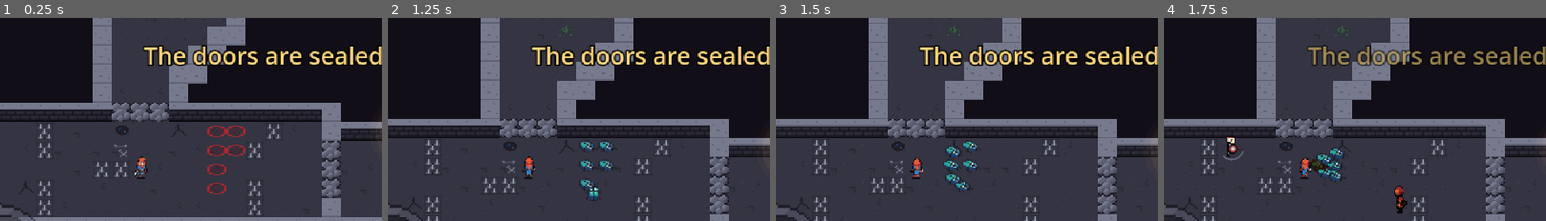
Above: before the commit, frames 1-4 (left to right).
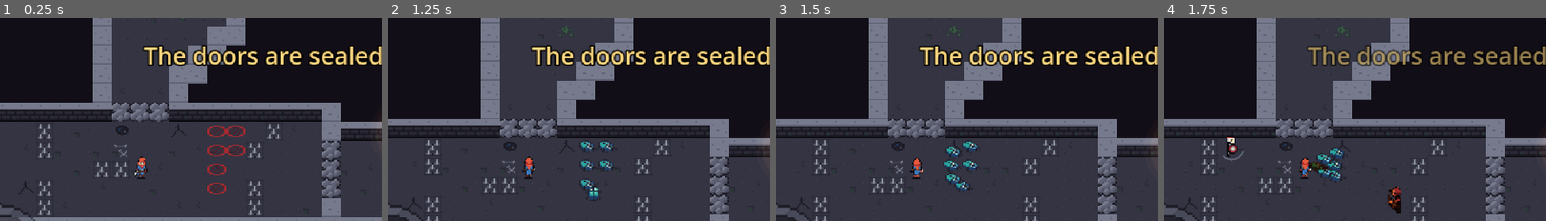
Above: after the commit, the same moments.

Repository: arturan2101/diplome_game
Game: Godot game, scene res://tests/manual/combat_preview.tscn
Same seed, same stepped clock (60 frames per second), same inputs: the game is played once before the commit and once after it. This scene is started directly instead of the project's main scene.
Inputs (mouse positions are % of the whole screen's width and height, from its top left):
- Up to frame 1 (0.25 s): no input
- Up to frame 2 (1.25 s): tap Enter (ui_accept) at 0.5, 0.77 s; move the mouse to (45, 74) at 0.52 s; hold W (move_up) from 0.53 s (still down); hold J (attack) from 0.53 s (still down); click (45, 74) at 0.67 s
- Up to frame 3 (1.5 s): release W (move_up) at 1.25 s; release J (attack) at 1.25 s; drag from (80, 69) to (44, 52) at 1.27 s
- Up to frame 4 (1.75 s): no input
The pictures show only the part of the screen within x 15-65%, y 15-65%; the shares and areas given below are measured in that part.

Frames 1-3 are identical in both runs. In frame 4, 0.5% of the frame differs, in the area x 38-64%, y 69-97%.

Commit message:
Art: enemy attacks with a readable wind-up and strike
Batch 10, group 5: skeleton and shield skeleton (sword raised high, slash), archer and
triple-shot archer (draw, hold, release), golem (fists over the head, slam) and ghost
(pull back, reach) from PixelLab skeleton-v3 clips on the game's own sprites; the
beetle crouches and lunges, drawn in code. Replaces the shifted-idle attack strips so
the warning tint is no longer needed (tools/art/make_enemy_windups.py).

Co-Authored-By: Claude Opus 5.5 <noreply@anthropic.com>
Claude-Session: https://claude.ai/code/session_01STxjqiQueofrzjBc15GUz1

Diff:
--- a/assets/art/enemies/archer_elite_frames.tres
+++ b/assets/art/enemies/archer_elite_frames.tres
@@ -34,6 +34,14 @@
 atlas = ExtResource("attack_down")
 region = Rect2(72, 0, 24, 24)
 
+[sub_resource type="AtlasTexture" id="attack_down_4"]
+atlas = ExtResource("attack_down")
+region = Rect2(96, 0, 24, 24)
+
+[sub_resource type="AtlasTexture" id="attack_down_5"]
+atlas = ExtResource("attack_down")
+region = Rect2(120, 0, 24, 24)
+
 [sub_resource type="AtlasTexture" id="attack_left_0"]
 atlas = ExtResource("attack_left")
 region = Rect2(0, 0, 24, 24)
@@ -50,6 +58,14 @@
 atlas = ExtResource("attack_left")
 region = Rect2(72, 0, 24, 24)
 
+[sub_resource type="AtlasTexture" id="attack_left_4"]
+atlas = ExtResource("attack_left")
+region = Rect2(96, 0, 24, 24)
+
+[sub_resource type="AtlasTexture" id="attack_left_5"]
+atlas = ExtResource("attack_left")
+region = Rect2(120, 0, 24, 24)
+
 [sub_resource type="AtlasTexture" id="attack_right_0"]
 atlas = ExtResource("attack_right")
 region = Rect2(0, 0, 24, 24)
@@ -66,6 +82,14 @@
 atlas = ExtResource("attack_right")
 region = Rect2(72, 0, 24, 24)
 
+[sub_resource type="AtlasTexture" id="attack_right_4"]
+atlas = ExtResource("attack_right")
+region = Rect2(96, 0, 24, 24)
+
+[sub_resource type="AtlasTexture" id="attack_right_5"]
+atlas = ExtResource("attack_right")
+region = Rect2(120, 0, 24, 24)
+
 [sub_resource type="AtlasTexture" id="attack_up_0"]
 atlas = ExtResource("attack_up")
 region = Rect2(0, 0, 24, 24)
@@ -82,6 +106,14 @@
 atlas = ExtResource("attack_up")
 region = Rect2(72, 0, 24, 24)
 
+[sub_resource type="AtlasTexture" id="attack_up_4"]
+atlas = ExtResource("attack_up")
+region = Rect2(96, 0, 24, 24)
+
+[sub_resource type="AtlasTexture" id="attack_up_5"]
+atlas = ExtResource("attack_up")
+region = Rect2(120, 0, 24, 24)
+
 [sub_resource type="AtlasTexture" id="death_0"]
 atlas = ExtResource("death")
 region = Rect2(0, 0, 24, 24)
@@ -304,6 +336,12 @@
 }, {
 "duration": 1.0,
 "texture": SubResource("attack_down_3")
+}, {
+"duration": 1.0,
+"texture": SubResource("attack_down_4")
+}, {
+"duration": 1.0,
+"texture": SubResource("attack_down_5")
 }],
 "loop": false,
 "name": &"attack_down",
@@ -321,6 +359,12 @@
 }, {
 "duration": 1.0,
 "texture": SubResource("attack_left_3")
+}, {
+"duration": 1.0,
+"texture": SubResource("attack_left_4")
+}, {
+"duration": 1.0,
+"texture": SubResource("attack_left_5")
 }],
 "loop": false,
 "name": &"attack_left",
@@ -338,6 +382,12 @@
 }, {
 "duration": 1.0,
 "texture": SubResource("attack_right_3")
+}, {
+"duration": 1.0,
+"texture": SubResource("attack_right_4")
+}, {
+"duration": 1.0,
+"texture": SubResource("attack_right_5")
 }],
 "loop": false,
 "name": &"attack_right",
@@ -355,6 +405,12 @@
 }, {
 "duration": 1.0,
 "texture": SubResource("attack_up_3")
+}, {
+"duration": 1.0,
+"texture": SubResource("attack_up_4")
+}, {
+"duration": 1.0,
+"texture": SubResource("attack_up_5")
 }],
 "loop": false,
 "name": &"attack_up",
--- a/assets/art/enemies/archer_frames.tres
+++ b/assets/art/enemies/archer_frames.tres
@@ -34,6 +34,14 @@
 atlas = ExtResource("attack_down")
 region = Rect2(72, 0, 24, 24)
 
+[sub_resource type="AtlasTexture" id="attack_down_4"]
+atlas = ExtResource("attack_down")
+region = Rect2(96, 0, 24, 24)
+
+[sub_resource type="AtlasTexture" id="attack_down_5"]
+atlas = ExtResource("attack_down")
+region = Rect2(120, 0, 24, 24)
+
 [sub_resource type="AtlasTexture" id="attack_left_0"]
 atlas = ExtResource("attack_left")
 region = Rect2(0, 0, 24, 24)
@@ -50,6 +58,14 @@
 atlas = ExtResource("attack_left")
 region = Rect2(72, 0, 24, 24)
 
+[sub_resource type="AtlasTexture" id="attack_left_4"]
+atlas = ExtResource("attack_left")
+region = Rect2(96, 0, 24, 24)
+
+[sub_resource type="AtlasTexture" id="attack_left_5"]
+atlas = ExtResource("attack_left")
+region = Rect2(120, 0, 24, 24)
+
 [sub_resource type="AtlasTexture" id="attack_right_0"]
 atlas = ExtResource("attack_right")
 region = Rect2(0, 0, 24, 24)
@@ -66,6 +82,14 @@
 atlas = ExtResource("attack_right")
 region = Rect2(72, 0, 24, 24)
 
+[sub_resource type="AtlasTexture" id="attack_right_4"]
+atlas = ExtResource("attack_right")
+region = Rect2(96, 0, 24, 24)
+
+[sub_resource type="AtlasTexture" id="attack_right_5"]
+atlas = ExtResource("attack_right")
+region = Rect2(120, 0, 24, 24)
+
 [sub_resource type="AtlasTexture" id="attack_up_0"]
 atlas = ExtResource("attack_up")
 region = Rect2(0, 0, 24, 24)
@@ -82,6 +106,14 @@
 atlas = ExtResource("attack_up")
 region = Rect2(72, 0, 24, 24)
 
+[sub_resource type="AtlasTexture" id="attack_up_4"]
+atlas = ExtResource("attack_up")
+region = Rect2(96, 0, 24, 24)
+
+[sub_resource type="AtlasTexture" id="attack_up_5"]
+atlas = ExtResource("attack_up")
+region = Rect2(120, 0, 24, 24)
+
 [sub_resource type="AtlasTexture" id="death_0"]
 atlas = ExtResource("death")
 region = Rect2(0, 0, 24, 24)
@@ -304,6 +336,12 @@
 }, {
 "duration": 1.0,
 "texture": SubResource("attack_down_3")
+}, {
+"duration": 1.0,
+"texture": SubResource("attack_down_4")
+}, {
+"duration": 1.0,
+"texture": SubResource("attack_down_5")
 }],
 "loop": false,
 "name": &"attack_down",
@@ -321,6 +359,12 @@
 }, {
 "duration": 1.0,
 "texture": SubResource("attack_left_3")
+}, {
+"duration": 1.0,
+"texture": SubResource("attack_left_4")
+}, {
+"duration": 1.0,
+"texture": SubResource("attack_left_5")
 }],
 "loop": false,
 "name": &"attack_left",
@@ -338,6 +382,12 @@
 }, {
 "duration": 1.0,
 "texture": SubResource("attack_right_3")
+}, {
+"duration": 1.0,
+"texture": SubResource("attack_right_4")
+}, {
+"duration": 1.0,
+"texture": SubResource("attack_right_5")
 }],
 "loop": false,
 "name": &"attack_right",
@@ -355,6 +405,12 @@
 }, {
 "duration": 1.0,
 "texture": SubResource("attack_up_3")
+}, {
+"duration": 1.0,
+"texture": SubResource("attack_up_4")
+}, {
+"duration": 1.0,
+"texture": SubResource("attack_up_5")
 }],
 "loop": false,
 "name": &"attack_up",
--- a/assets/art/enemies/ghost_frames.tres
+++ b/assets/art/enemies/ghost_frames.tres
@@ -34,6 +34,14 @@
 atlas = ExtResource("attack_down")
 region = Rect2(96, 0, 32, 32)
 
+[sub_resource type="AtlasTexture" id="attack_down_4"]
+atlas = ExtResource("attack_down")
+region = Rect2(128, 0, 32, 32)
+
+[sub_resource type="AtlasTexture" id="attack_down_5"]
+atlas = ExtResource("attack_down")
+region = Rect2(160, 0, 32, 32)
+
 [sub_resource type="AtlasTexture" id="attack_left_0"]
 atlas = ExtResource("attack_left")
 region = Rect2(0, 0, 32, 32)
@@ -50,6 +58,14 @@
 atlas = ExtResource("attack_left")
 region = Rect2(96, 0, 32, 32)
 
+[sub_resource type="AtlasTexture" id="attack_left_4"]
+atlas = ExtResource("attack_left")
+region = Rect2(128, 0, 32, 32)
+
+[sub_resource type="AtlasTexture" id="attack_left_5"]
+atlas = ExtResource("attack_left")
+region = Rect2(160, 0, 32, 32)
+
 [sub_resource type="AtlasTexture" id="attack_right_0"]
 atlas = ExtResource("attack_right")
 region = Rect2(0, 0, 32, 32)
@@ -66,6 +82,14 @@
 atlas = ExtResource("attack_right")
 region = Rect2(96, 0, 32, 32)
 
+[sub_resource type="AtlasTexture" id="attack_right_4"]
+atlas = ExtResource("attack_right")
+region = Rect2(128, 0, 32, 32)
+
+[sub_resource type="AtlasTexture" id="attack_right_5"]
+atlas = ExtResource("attack_right")
+region = Rect2(160, 0, 32, 32)
+
 [sub_resource type="AtlasTexture" id="attack_up_0"]
 atlas = ExtResource("attack_up")
 region = Rect2(0, 0, 32, 32)
@@ -82,6 +106,14 @@
 atlas = ExtResource("attack_up")
 region = Rect2(96, 0, 32, 32)
 
+[sub_resource type="AtlasTexture" id="attack_up_4"]
+atlas = ExtResource("attack_up")
+region = Rect2(128, 0, 32, 32)
+
+[sub_resource type="AtlasTexture" id="attack_up_5"]
+atlas = ExtResource("attack_up")
+region = Rect2(160, 0, 32, 32)
+
 [sub_resource type="AtlasTexture" id="death_0"]
 atlas = ExtResource("death")
 region = Rect2(0, 0, 32, 32)
@@ -272,6 +304,12 @@
 }, {
 "duration": 1.0,
 "texture": SubResource("attack_down_3")
+}, {
+"duration": 1.0,
+"texture": SubResource("attack_down_4")
+}, {
+"duration": 1.0,
+"texture": SubResource("attack_down_5")
 }],
 "loop": false,
 "name": &"attack_down",
@@ -289,6 +327,12 @@
 }, {
 "duration": 1.0,
 "texture": SubResource("attack_left_3")
+}, {
+"duration": 1.0,
+"texture": SubResource("attack_left_4")
+}, {
+"duration": 1.0,
+"texture": SubResource("attack_left_5")
 }],
 "loop": false,
 "name": &"attack_left",
@@ -306,6 +350,12 @@
 }, {
 "duration": 1.0,
 "texture": SubResource("attack_right_3")
+}, {
+"duration": 1.0,
+"texture": SubResource("attack_right_4")
+}, {
+"duration": 1.0,
+"texture": SubResource("attack_right_5")
 }],
 "loop": false,
 "name": &"attack_right",
@@ -323,6 +373,12 @@
 }, {
 "duration": 1.0,
 "texture": SubResource("attack_up_3")
+}, {
+"duration": 1.0,
+"texture": SubResource("attack_up_4")
+}, {
+"duration": 1.0,
+"texture": SubResource("attack_up_5")
 }],
 "loop": false,
 "name": &"attack_up",
--- a/assets/art/enemies/golem_frames.tres
+++ b/assets/art/enemies/golem_frames.tres
@@ -34,6 +34,22 @@
 atlas = ExtResource("attack_down")
 region = Rect2(144, 0, 48, 48)
 
+[sub_resource type="AtlasTexture" id="attack_down_4"]
+atlas = ExtResource("attack_down")
+region = Rect2(192, 0, 48, 48)
+
+[sub_resource type="AtlasTexture" id="attack_down_5"]
+atlas = ExtResource("attack_down")
+region = Rect2(240, 0, 48, 48)
+
+[sub_resource type="AtlasTexture" id="attack_down_6"]
+atlas = ExtResource("attack_down")
+region = Rect2(288, 0, 48, 48)
+
+[sub_resource type="AtlasTexture" id="attack_down_7"]
+atlas = ExtResource("attack_down")
+region = Rect2(336, 0, 48, 48)
+
 [sub_resource type="AtlasTexture" id="attack_left_0"]
 atlas = ExtResource("attack_left")
 region = Rect2(0, 0, 48, 48)
@@ -50,6 +66,22 @@
 atlas = ExtResource("attack_left")
 region = Rect2(144, 0, 48, 48)
 
+[sub_resource type="AtlasTexture" id="attack_left_4"]
+atlas = ExtResource("attack_left")
+region = Rect2(192, 0, 48, 48)
+
+[sub_resource type="AtlasTexture" id="attack_left_5"]
+atlas = ExtResource("attack_left")
+region = Rect2(240, 0, 48, 48)
+
+[sub_resource type="AtlasTexture" id="attack_left_6"]
+atlas = ExtResource("attack_left")
+region = Rect2(288, 0, 48, 48)
+
+[sub_resource type="AtlasTexture" id="attack_left_7"]
+atlas = ExtResource("attack_left")
+region = Rect2(336, 0, 48, 48)
+
 [sub_resource type="AtlasTexture" id="attack_right_0"]
 atlas = ExtResource("attack_right")
 region = Rect2(0, 0, 48, 48)
@@ -66,6 +98,22 @@
 atlas = ExtResource("attack_right")
 region = Rect2(144, 0, 48, 48)
 
+[sub_resource type="AtlasTexture" id="attack_right_4"]
+atlas = ExtResource("attack_right")
+region = Rect2(192, 0, 48, 48)
+
+[sub_resource type="AtlasTexture" id="attack_right_5"]
+atlas = ExtResource("attack_right")
+region = Rect2(240, 0, 48, 48)
+
+[sub_resource type="AtlasTexture" id="attack_right_6"]
+atlas = ExtResource("attack_right")
+region = Rect2(288, 0, 48, 48)
+
+[sub_resource type="AtlasTexture" id="attack_right_7"]
+atlas = ExtResource("attack_right")
+region = Rect2(336, 0, 48, 48)
+
 [sub_resource type="AtlasTexture" id="attack_up_0"]
 atlas = ExtResource("attack_up")
 region = Rect2(0, 0, 48, 48)
@@ -81,6 +129,22 @@
 [sub_resource type="AtlasTexture" id="attack_up_3"]
 atlas = ExtResource("attack_up")
 region = Rect2(144, 0, 48, 48)
+
+[sub_resource type="AtlasTexture" id="attack_up_4"]
+atlas = ExtResource("attack_up")
+region = Rect2(192, 0, 48, 48)
+
+[sub_resource type="AtlasTexture" id="attack_up_5"]
+atlas = ExtResource("attack_up")
+region = Rect2(240, 0, 48, 48)
+
+[sub_resource type="AtlasTexture" id="attack_up_6"]
+atlas = ExtResource("attack_up")
+region = Rect2(288, 0, 48, 48)
+
+[sub_resource type="AtlasTexture" id="attack_up_7"]
+atlas = ExtResource("attack_up")
+region = Rect2(336, 0, 48, 48)
 
 [sub_resource type="AtlasTexture" id="death_0"]
 atlas = ExtResource("death")
@@ -272,6 +336,18 @@
 }, {
 "duration": 1.0,
 "texture": SubResource("attack_down_3")
+}, {
+"duration": 1.0,
+"texture": SubResource("attack_down_4")
+}, {
+"duration": 1.0,
+"texture": SubResource("attack_down_5")
+}, {
+"duration": 1.0,
+"texture": SubResource("attack_down_6")
+}, {
+"duration": 1.0,
+"texture": SubResource("attack_down_7")
 }],
 "loop": false,
 "name": &"attack_down",
@@ -289,6 +365,18 @@
 }, {
 "duration": 1.0,
 "texture": SubResource("attack_left_3")
+}, {
+"duration": 1.0,
+"texture": SubResource("attack_left_4")
+}, {
+"duration": 1.0,
+"texture": SubResource("attack_left_5")
+}, {
+"duration": 1.0,
+"texture": SubResource("attack_left_6")
+}, {
+"duration": 1.0,
+"texture": SubResource("attack_left_7")
 }],
 "loop": false,
 "name": &"attack_left",
@@ -306,6 +394,18 @@
 }, {
 "duration": 1.0,
 "texture": SubResource("attack_right_3")
+}, {
+"duration": 1.0,
+"texture": SubResource("attack_right_4")
+}, {
+"duration": 1.0,
+"texture": SubResource("attack_right_5")
+}, {
+"duration": 1.0,
+"texture": SubResource("attack_right_6")
+}, {
+"duration": 1.0,
+"texture": SubResource("attack_right_7")
 }],
 "loop": false,
 "name": &"attack_right",
@@ -323,6 +423,18 @@
 }, {
 "duration": 1.0,
 "texture": SubResource("attack_up_3")
+}, {
+"duration": 1.0,
+"texture": SubResource("attack_up_4")
+}, {
+"duration": 1.0,
+"texture": SubResource("attack_up_5")
+}, {
+"duration": 1.0,
+"texture": SubResource("attack_up_6")
+}, {
+"duration": 1.0,
+"texture": SubResource("attack_up_7")
 }],
 "loop": false,
 "name": &"attack_up",
--- a/assets/art/enemies/skeleton_elite_frames.tres
+++ b/assets/art/enemies/skeleton_elite_frames.tres
@@ -34,6 +34,14 @@
 atlas = ExtResource("attack_down")
 region = Rect2(72, 0, 24, 24)
 
+[sub_resource type="AtlasTexture" id="attack_down_4"]
+atlas = ExtResource("attack_down")
+region = Rect2(96, 0, 24, 24)
+
+[sub_resource type="AtlasTexture" id="attack_down_5"]
+atlas = ExtResource("attack_down")
+region = Rect2(120, 0, 24, 24)
+
 [sub_resource type="AtlasTexture" id="attack_left_0"]
 atlas = ExtResource("attack_left")
 region = Rect2(0, 0, 24, 24)
@@ -50,6 +58,14 @@
 atlas = ExtResource("attack_left")
 region = Rect2(72, 0, 24, 24)
 
+[sub_resource type="AtlasTexture" id="attack_left_4"]
+atlas = ExtResource("attack_left")
+region = Rect2(96, 0, 24, 24)
+
+[sub_resource type="AtlasTexture" id="attack_left_5"]
+atlas = ExtResource("attack_left")
+region = Rect2(120, 0, 24, 24)
+
 [sub_resource type="AtlasTexture" id="attack_right_0"]
 atlas = ExtResource("attack_right")
 region = Rect2(0, 0, 24, 24)
@@ -66,6 +82,14 @@
 atlas = ExtResource("attack_right")
 region = Rect2(72, 0, 24, 24)
 
+[sub_resource type="AtlasTexture" id="attack_right_4"]
+atlas = ExtResource("attack_right")
+region = Rect2(96, 0, 24, 24)
+
+[sub_resource type="AtlasTexture" id="attack_right_5"]
+atlas = ExtResource("attack_right")
+region = Rect2(120, 0, 24, 24)
+
 [sub_resource type="AtlasTexture" id="attack_up_0"]
 atlas = ExtResource("attack_up")
 region = Rect2(0, 0, 24, 24)
@@ -82,6 +106,14 @@
 atlas = ExtResource("attack_up")
 region = Rect2(72, 0, 24, 24)
 
+[sub_resource type="AtlasTexture" id="attack_up_4"]
+atlas = ExtResource("attack_up")
+region = Rect2(96, 0, 24, 24)
+
+[sub_resource type="AtlasTexture" id="attack_up_5"]
+atlas = ExtResource("attack_up")
+region = Rect2(120, 0, 24, 24)
+
 [sub_resource type="AtlasTexture" id="death_0"]
 atlas = ExtResource("death")
 region = Rect2(0, 0, 24, 24)
@@ -312,6 +344,12 @@
 }, {
 "duration": 1.0,
 "texture": SubResource("attack_down_3")
+}, {
+"duration": 1.0,
+"texture": SubResource("attack_down_4")
+}, {
+"duration": 1.0,
+"texture": SubResource("attack_down_5")
 }],
 "loop": false,
 "name": &"attack_down",
@@ -329,6 +367,12 @@
 }, {
 "duration": 1.0,
 "texture": SubResource("attack_left_3")
+}, {
+"duration": 1.0,
+"texture": SubResource("attack_left_4")
+}, {
+"duration": 1.0,
+"texture": SubResource("attack_left_5")
 }],
 "loop": false,
 "name": &"attack_left",
@@ -346,6 +390,12 @@
 }, {
 "duration": 1.0,
 "texture": SubResource("attack_right_3")
+}, {
+"duration": 1.0,
+"texture": SubResource("attack_right_4")
+}, {
+"duration": 1.0,
+"texture": SubResource("attack_right_5")
 }],
 "loop": false,
 "name": &"attack_right",
@@ -363,6 +413,12 @@
 }, {
 "duration": 1.0,
 "texture": SubResource("attack_up_3")
+}, {
+"duration": 1.0,
+"texture": SubResource("attack_up_4")
+}, {
+"duration": 1.0,
+"texture": SubResource("attack_up_5")
 }],
 "loop": false,
 "name": &"attack_up",
--- a/assets/art/enemies/skeleton_frames.tres
+++ b/assets/art/enemies/skeleton_frames.tres
@@ -35,6 +35,14 @@
 atlas = ExtResource("attack_down")
 region = Rect2(72, 0, 24, 24)
 
+[sub_resource type="AtlasTexture" id="attack_down_4"]
+atlas = ExtResource("attack_down")
+region = Rect2(96, 0, 24, 24)
+
+[sub_resource type="AtlasTexture" id="attack_down_5"]
+atlas = ExtResource("attack_down")
+region = Rect2(120, 0, 24, 24)
+
 [sub_resource type="AtlasTexture" id="attack_left_0"]
 atlas = ExtResource("attack_left")
 region = Rect2(0, 0, 24, 24)
@@ -51,6 +59,14 @@
 atlas = ExtResource("attack_left")
 region = Rect2(72, 0, 24, 24)
 
+[sub_resource type="AtlasTexture" id="attack_left_4"]
+atlas = ExtResource("attack_left")
+region = Rect2(96, 0, 24, 24)
+
+[sub_resource type="AtlasTexture" id="attack_left_5"]
+atlas = ExtResource("attack_left")
+region = Rect2(120, 0, 24, 24)
+
 [sub_resource type="AtlasTexture" id="attack_right_0"]
 atlas = ExtResource("attack_right")
 region = Rect2(0, 0, 24, 24)
@@ -67,6 +83,14 @@
 atlas = ExtResource("attack_right")
 region = Rect2(72, 0, 24, 24)
 
+[sub_resource type="AtlasTexture" id="attack_right_4"]
+atlas = ExtResource("attack_right")
+region = Rect2(96, 0, 24, 24)
+
+[sub_resource type="AtlasTexture" id="attack_right_5"]
+atlas = ExtResource("attack_right")
+region = Rect2(120, 0, 24, 24)
+
 [sub_resource type="AtlasTexture" id="attack_up_0"]
 atlas = ExtResource("attack_up")
 region = Rect2(0, 0, 24, 24)
@@ -83,6 +107,14 @@
 atlas = ExtResource("attack_up")
 region = Rect2(72, 0, 24, 24)
 
+[sub_resource type="AtlasTexture" id="attack_up_4"]
+atlas = ExtResource("attack_up")
+region = Rect2(96, 0, 24, 24)
+
+[sub_resource type="AtlasTexture" id="attack_up_5"]
+atlas = ExtResource("attack_up")
+region = Rect2(120, 0, 24, 24)
+
 [sub_resource type="AtlasTexture" id="death_0"]
 atlas = ExtResource("death")
 region = Rect2(0, 0, 24, 24)
@@ -317,6 +349,12 @@
 }, {
 "duration": 1.0,
 "texture": SubResource("attack_down_3")
+}, {
+"duration": 1.0,
+"texture": SubResource("attack_down_4")
+}, {
+"duration": 1.0,
+"texture": SubResource("attack_down_5")
 }],
 "loop": false,
 "name": &"attack_down",
@@ -334,6 +372,12 @@
 }, {
 "duration": 1.0,
 "texture": SubResource("attack_left_3")
+}, {
+"duration": 1.0,
+"texture": SubResource("attack_left_4")
+}, {
+"duration": 1.0,
+"texture": SubResource("attack_left_5")
 }],
 "loop": false,
 "name": &"attack_left",
@@ -351,6 +395,12 @@
 }, {
 "duration": 1.0,
 "texture": SubResource("attack_right_3")
+}, {
+"duration": 1.0,
+"texture": SubResource("attack_right_4")
+}, {
+"duration": 1.0,
+"texture": SubResource("attack_right_5")
 }],
 "loop": false,
 "name": &"attack_right",
@@ -368,6 +418,12 @@
 }, {
 "duration": 1.0,
 "texture": SubResource("attack_up_3")
+}, {
+"duration": 1.0,
+"texture": SubResource("attack_up_4")
+}, {
+"duration": 1.0,
+"texture": SubResource("attack_up_5")
 }],
 "loop": false,
 "name": &"attack_up",
Binary file changed: assets/art/enemies/archer_attack_down.png
Binary file changed: assets/art/enemies/archer_attack_left.png
Binary file changed: assets/art/enemies/archer_attack_right.png
Binary file changed: assets/art/enemies/archer_attack_up.png
Binary file changed: assets/art/enemies/archer_elite_attack_down.png
Binary file changed: assets/art/enemies/archer_elite_attack_left.png
Binary file changed: assets/art/enemies/archer_elite_attack_right.png
Binary file changed: assets/art/enemies/archer_elite_attack_up.png
Not shown: 1 places in assets/art/enemies/archer_elite_frames.tres that only renumber resources
Not shown: 1 places in assets/art/enemies/archer_frames.tres that only renumber resources
Binary file changed: assets/art/enemies/beetle_attack_down.png
Binary file changed: assets/art/enemies/beetle_attack_left.png
(and 23 more such lines)
